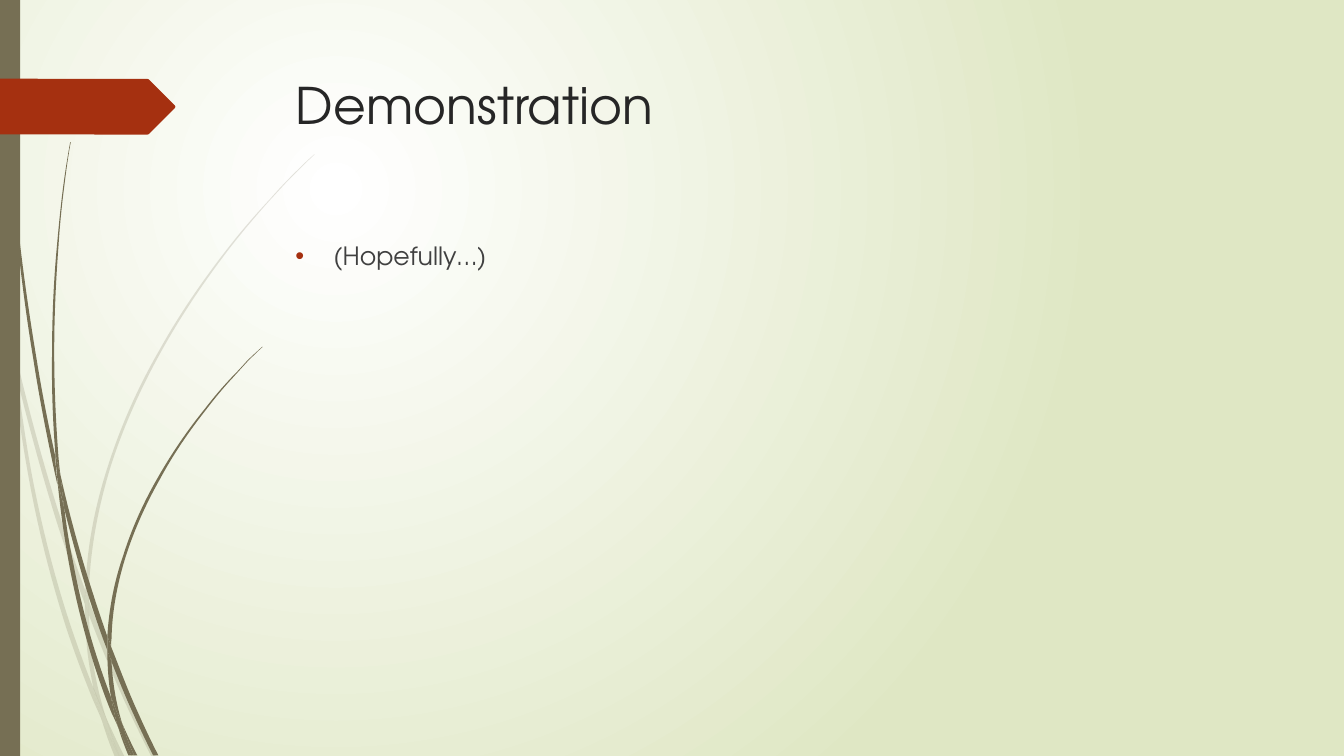
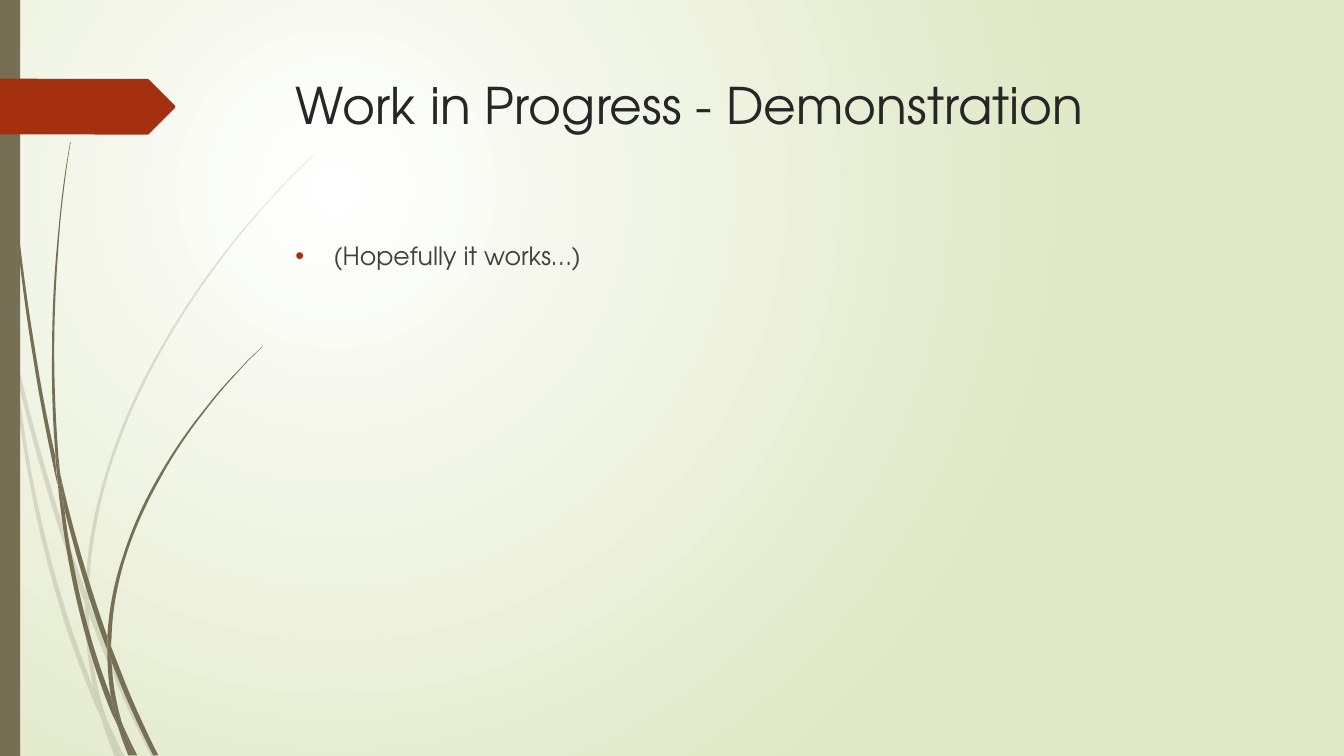
Before and after one commit to JKinsella1991/GestureBasedURI, a slide deck: slide 8 of GesturePresentation.pptx (slide 5 before the commit). Drawn at 1344x756 pixels with LibreOffice and Linux fonts; fonts in the diff are those of the drawing. Boxes give left, top, right and bottom in pixels: in the first picture for what was removed or moved away, otherwise in the second. Text is boxed around its words. In the diff, an @@ line names an element or a change of style, - is before the commit and + after.

```diff
--- a/GesturePresentation.pptx
+++ b/GesturePresentation.pptx
@@ title at (x1=296, y1=86, x2=1083, y2=135): text changed @@
-Demonstration
+Work in Progress - Demonstration
@@ text at (x1=333, y1=246, x2=581, y2=271): text changed @@
-• (Hopefully…)
+• (Hopefully it works…)
```
Also in this commit, not shown: 5 other slides changed, 3 slides added.
